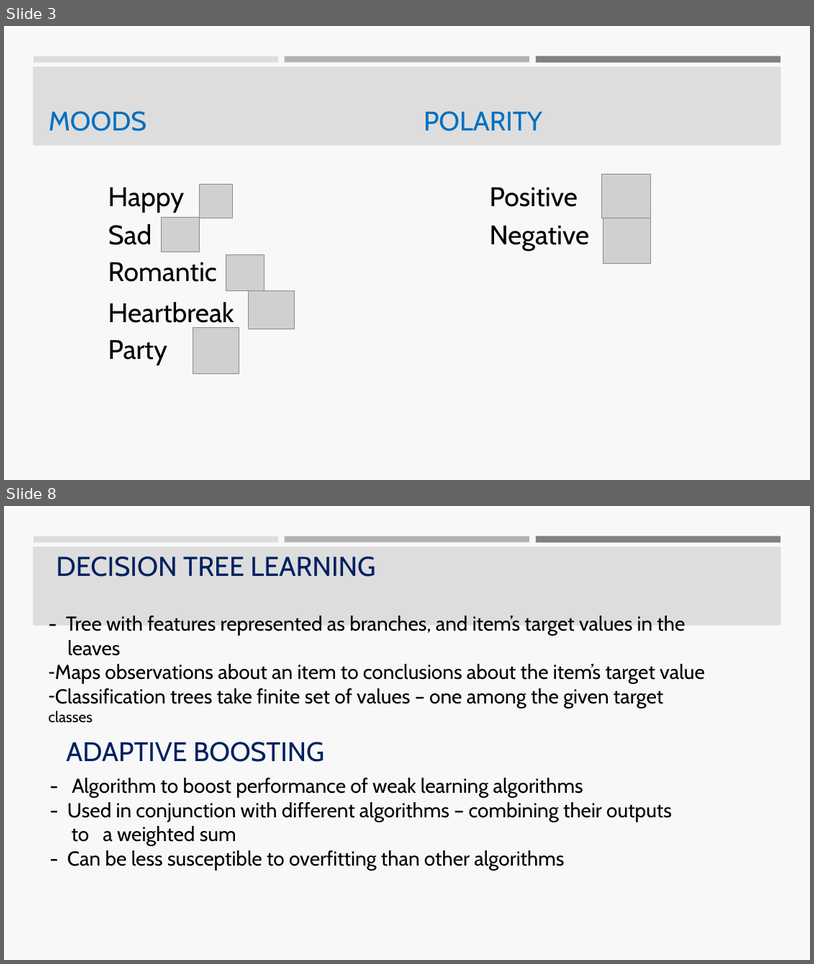
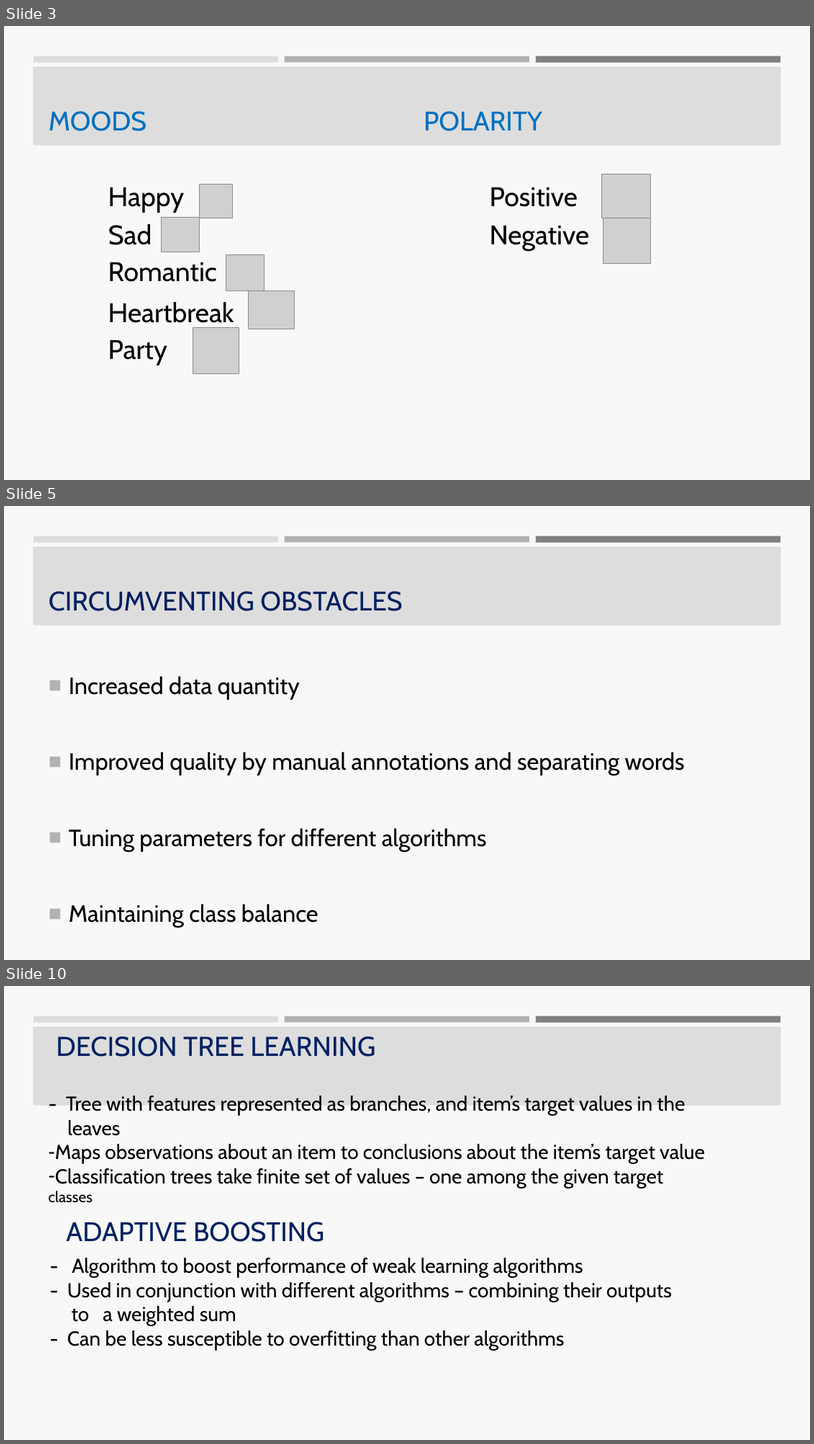
Before and after one commit to SnehalAdsule/CSCI544_Lyrics-Sentimental-Analysis-and-Mood-Classification, a slide deck: nlpproject.pptx. Shown one above the other, each under a label of ours: slides 3 and 8 before the commit, slides 3, 5 and 10 after it; the slides between them are not shown. The pictures are 814x964 and 814x1444 pixels, drawn with LibreOffice and Linux fonts; fonts in the diff are those of the drawing; grey boxes stand for pictures. Boxes give left, top, right and bottom in pixels: in the first picture for what was removed or moved away, otherwise in the second. Text is boxed around its words. In the diff, an @@ line names an element or a change of style, - is before the commit and + after.

```diff
--- a/nlpproject.pptx
+++ b/nlpproject.pptx
@@ slide 5 added at (4, 506, 810, 960), background #F8F8F8; not listed: 4 template elements that a slide beside it also shows @@
@@ title added at (49, 591, 402, 611), 32 pt, text #002060 @@
+CIRCUMVENTING OBSTACLES
@@ text added at (69, 676, 685, 927), 28 pt, text #000000 @@
+■ Increased data quantity
+■ Improved quality by manual annotations and separating words
+■ Tuning parameters for different algorithms
+■ Maintaining class balance
@@ what was slide 8 is now slide 10 @@
```
Also in this commit, not shown: 7 slides changed, 3 other slides added, 1 slide removed.
